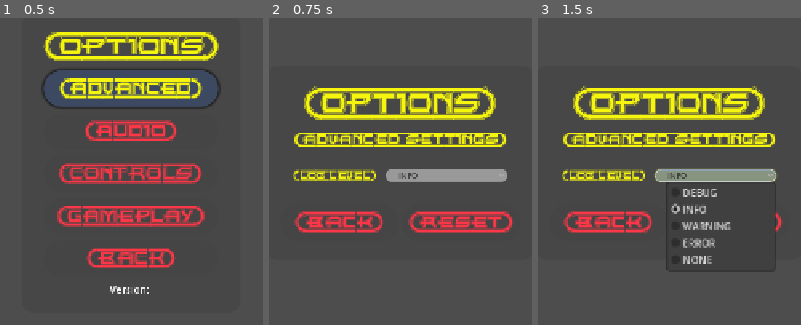
Above: before the commit, frames 1-3 (left to right).
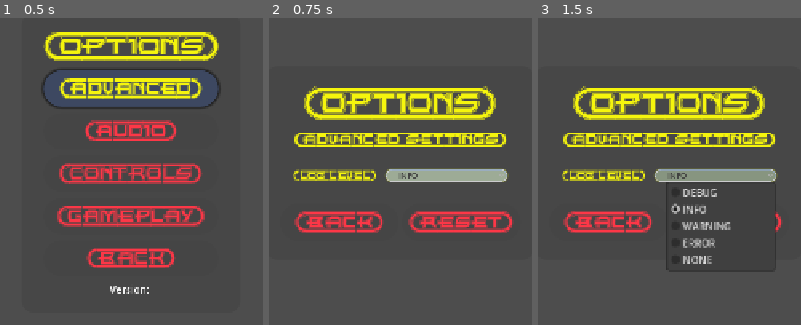
Above: after the commit, the same moments.

Repository: ikostan/SkyLockAssault
Game: Godot game, scene res://scenes/options_menu.tscn
Two runs of this game, one before a commit and one after it. Both use one fixed random seed, a clock stepped at 60 frames per second and the inputs below. This scene is started directly instead of the project's main scene. Video files are missing from this copy of the repository; at most half a second of black plays in their place. Sound files missing from this copy of the repository are replaced by a short silence.
Inputs:
- Up to frame 1 (0.5 s): no input
- Up to frame 2 (0.75 s): click "{ADVANCED}" at 0.5 s
- Up to frame 3 (1.5 s): click "INFO" at 1.25 s

Frame 1 is identical in both runs. In frame 2, 0.5% of the frame differs, in the area x 44-92%, y 49-54%; in frame 3, nothing differs.

Commit message:
Prevent menus from stealing initial focus
Refine initial focus logic in multiple menu scripts (advanced_settings.gd, main_menu.gd, options_menu.gd, pause_menu.gd). Replace direct null checks with a guarded focus_owner inspection (is_instance_valid) and per-menu whitelists so we only grab focus when the viewport owner isn't already one of this menu's interactive controls. Add debug log messages when focus is grabbed or skipped and tidy up some log text/formatting.

Diff:
--- a/scripts/advanced_settings.gd
+++ b/scripts/advanced_settings.gd
@@ -85,12 +85,29 @@
 			_advanced_reset_cb = _register_js_callback(
 				"_on_advanced_reset_js", "advancedResetPressed"
 			)
-	# Give keyboard focus to the log level slider
+	# Give keyboard focus to the log level slider (only if nothing in this menu already has focus)
 	if is_instance_valid(log_lvl_option):
-		if get_viewport().gui_get_focus_owner() == null:
+		var focus_owner := get_viewport().gui_get_focus_owner()
+
+		var already_has_focus := false
+		if is_instance_valid(focus_owner):
+			# Only skip if focus is already on one of our own interactive controls
+			if (
+				focus_owner == log_lvl_option
+				or focus_owner == advanced_back_button
+				or focus_owner == advanced_reset_button
+			):
+				already_has_focus = true
+
+		if not already_has_focus:
 			log_lvl_option.call_deferred("grab_focus")
+			Globals.log_message(
+				"Grabbed initial focus on LogLevel OptionButton", Globals.LogLevel.DEBUG
+			)
 		else:
-			Globals.log_message("Focus already set—skipping initial grab.", Globals.LogLevel.DEBUG)
+			Globals.log_message(
+				"Focus already on a menu control — skipping initial grab.", Globals.LogLevel.DEBUG
+			)
 	else:
 		Globals.log_message(
 			"Log level OptionButton not found—skipping focus.", Globals.LogLevel.WARNING
--- a/scripts/main_menu.gd
+++ b/scripts/main_menu.gd
@@ -73,15 +73,29 @@
 	# Fallback: Grab focus immediately if tween isn't running (e.g., error or instant)
 	# Give keyboard focus to the first button after the fade-in completes
 	if is_instance_valid(start_button):
-		if get_viewport().gui_get_focus_owner() == null:
+		var focus_owner := get_viewport().gui_get_focus_owner()
+
+		var already_has_focus := false
+		if is_instance_valid(focus_owner):
+			# Only skip if focus is already on one of our own interactive controls
+			if (
+				focus_owner == start_button
+				or focus_owner == options_button
+				or focus_owner == quit_button
+			):
+				already_has_focus = true
+
+		if not already_has_focus:
 			start_button.call_deferred("grab_focus")
+			Globals.log_message(
+				"Grabbed initial focus on start_button", Globals.LogLevel.DEBUG
+			)
 		else:
 			Globals.log_message("Focus already set—skipping initial grab.", Globals.LogLevel.DEBUG)
 	else:
 		Globals.log_message(
 			"Button start_button not found—skipping focus.", Globals.LogLevel.WARNING
 		)
-
 
 	# Connect START button signal
 	@warning_ignore("return_value_discarded")
--- a/scripts/options_menu.gd
+++ b/scripts/options_menu.gd
@@ -133,14 +133,31 @@
 	##
 	## :rtype: void
 	for child in options_vbox.get_children():
-		if get_viewport().gui_get_focus_owner() == null:
+		var focus_owner := get_viewport().gui_get_focus_owner()
+
+		var already_has_focus := false
+		if is_instance_valid(focus_owner):
+			# Only skip if focus is already on one of our own interactive controls
+			if (
+				focus_owner == advanced_settings_button
+				or focus_owner == audio_settings_button
+				or focus_owner == key_mapping_button
+				or focus_owner == gameplay_settings_button
+				or focus_owner == key_mapping_button
+			):
+				already_has_focus = true
+
+		if not already_has_focus:
 			if child is Button and child.visible and not child.disabled:
 				child.grab_focus()
-				Globals.log_message("Grabbed initial focus on: " + child.name, Globals.LogLevel.DEBUG)
+				Globals.log_message(
+					"Grabbed initial focus on: " + child.name, Globals.LogLevel.DEBUG
+				)
 				return
 		else:
 			Globals.log_message("Focus already set—skipping initial grab.", Globals.LogLevel.DEBUG)
 			return
+
 	Globals.log_message(
 		"No Button found in OptionsVBoxContainer for initial focus!", Globals.LogLevel.WARNING
 	)
--- a/scripts/pause_menu.gd
+++ b/scripts/pause_menu.gd
@@ -66,9 +66,21 @@
 	visible = not visible
 	get_tree().paused = visible
 	if visible and is_instance_valid(resume_button):
-		if get_viewport().gui_get_focus_owner() == null:
+		var focus_owner := get_viewport().gui_get_focus_owner()
+
+		var already_has_focus := false
+		if is_instance_valid(focus_owner):
+			# Only skip if focus is already on one of our own interactive controls
+			if (
+				focus_owner == back_to_main_button
+				or focus_owner == options_button
+				or focus_owner == resume_button
+			):
+				already_has_focus = true
+
+		if not already_has_focus:
 			resume_button.call_deferred("grab_focus")
-			Globals.log_message("Grabbed initial focus on: resume_button" , Globals.LogLevel.DEBUG)
+			Globals.log_message("Grabbed initial focus on: resume_button", Globals.LogLevel.DEBUG)
 		else:
 			Globals.log_message("Focus already set—skipping initial grab.", Globals.LogLevel.DEBUG)
 			return
